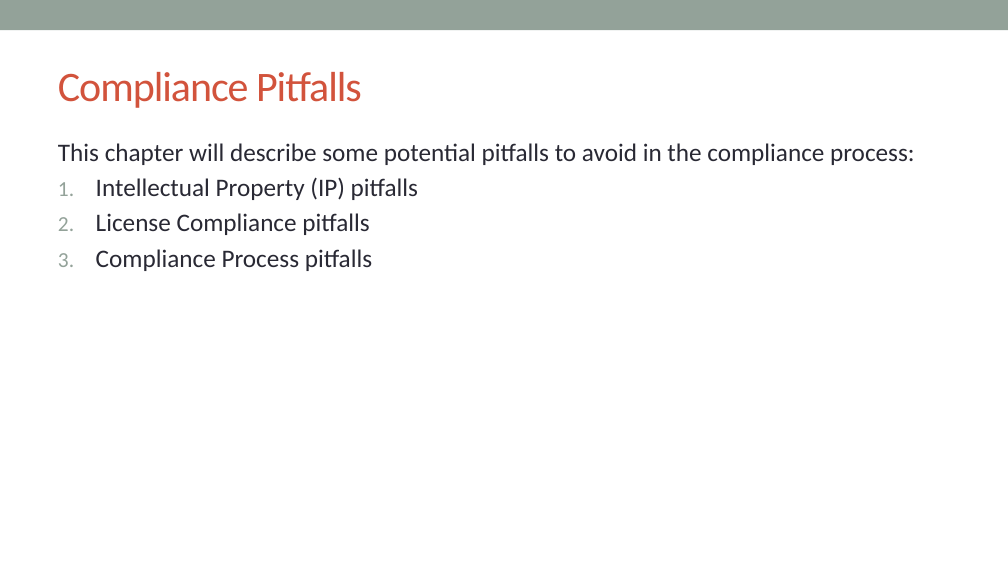
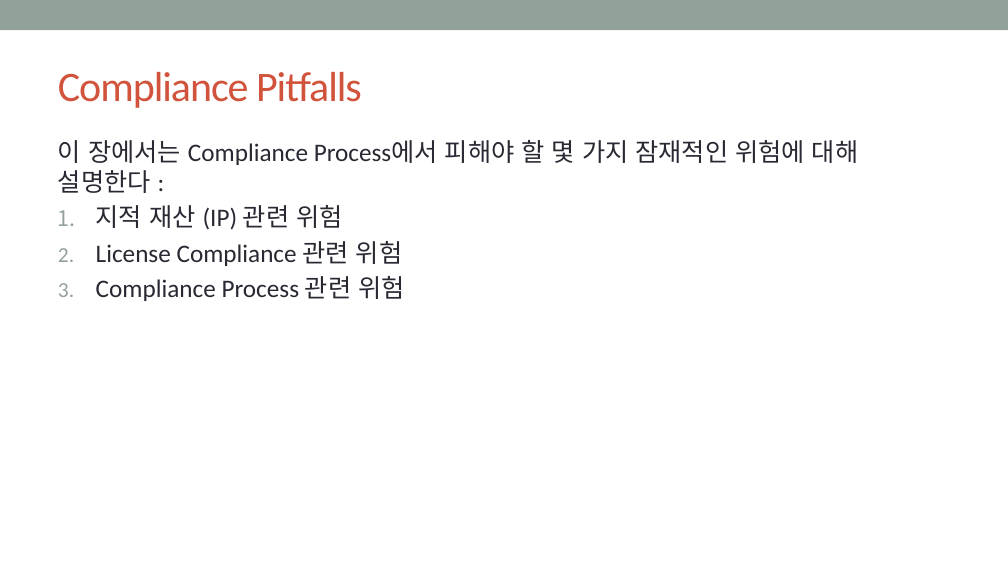
Before and after one commit to hakssung/openchain-curriculum-release-1-kor, a slide deck: slide 65 of slide/openchain-curriculum-release-1-kor.pptx. Drawn at 1008x567 pixels with LibreOffice and Linux fonts; fonts in the diff are those of the drawing; background and template pictures are left out. Boxes give left, top, right and bottom in pixels: in the first picture for what was removed or moved away, otherwise in the second. Text is boxed around its words. In the diff, an @@ line names an element or a change of style, - is before the commit and + after.

```diff
--- a/slide/openchain-curriculum-release-1-kor.pptx
+++ b/slide/openchain-curriculum-release-1-kor.pptx
@@ text at [58,140,858,301]: text changed @@
-This chapter will describe some potential pitfalls to avoid in the compliance process:
-1. Intellectual Property (IP) pitfalls
-2. License Compliance pitfalls
-3. Compliance Process pitfalls
+이 장에서는 Compliance Process에서 피해야 할 몇 가지 잠재적인 위험에 대해 설명한다 :
+1. 지적 재산 (IP) 관련 위험
+2. License Compliance 관련 위험
+3. Compliance Process 관련 위험
```
Also in this commit, not shown: 12 other slides changed, 1 slide added, 1 slide removed.
